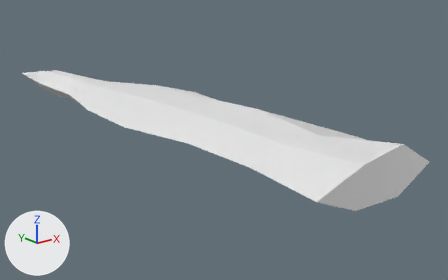
Before and after pictures for a commit that changed the glTF model godot/assets/waffen/modelle/messerklinge/t4_2.glb.
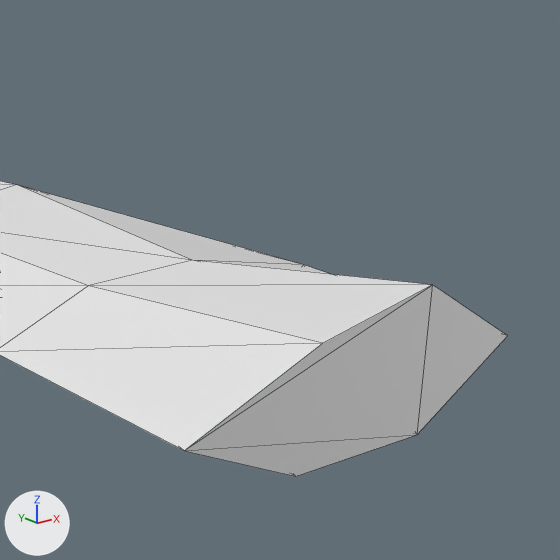
Each version appears first whole from a camera (50 mm lens) standing at (-0.1443, -0.0212, 0.0662) and looking at (0.0132, 0.1757, -0.0125), and next in a close-up on the part from 56% to 100% of the width and 16% to 86% of the height. The axes (+X, +Y, +Z) are drawn at lower left. The lights are the same throughout. The older version's two pictures come first. The close-ups show mesh edges as thin lines. Vertices at exactly the same position are counted once.

Objects in the first close-up: 'messerklinge_t4_2'.
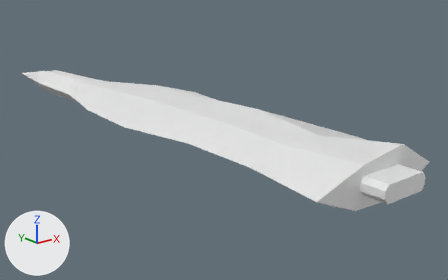
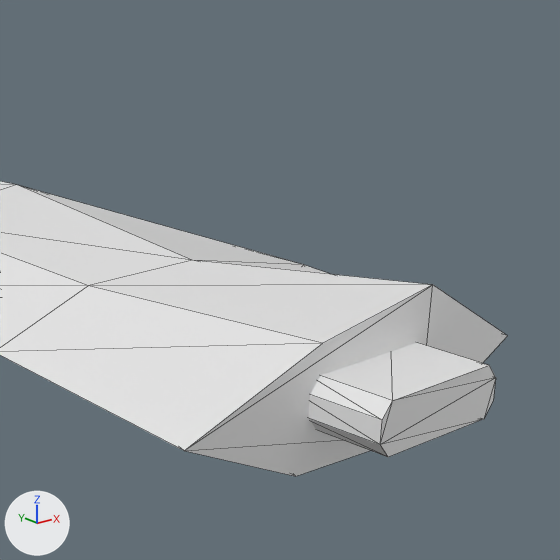
What changed in the scene script:
```text
Change me_messerklinge_t4_2:
    used by ob_messerklinge_t4_2; location = (0.0, 0.0, 0.0)
    remove me_messerklinge_t4_2.from_pydata(...)  # 43 vertices, 82 faces; spans x -0.031..0.028, y 0.085..0.309, z -0.009..0.009
    add me_messerklinge_t4_2.from_pydata(...)  # 59 vertices, 110 faces; spans x -0.031..0.028, y 0.076..0.309, z -0.009..0.009
    me_messerklinge_t4_2 part 1: a new loose piece of 16 vertices spanning x -0.009..0.009, y 0.076..0.088, z -0.003..0.003, in mat_eis (white #e7e7e7)
```

Boxes (x1, y1, x2, y2) around the edits, measured in the close-ups (560 x 560 px):
part 1 of me_messerklinge_t4_2, added
    after: (309, 343, 496, 457)
